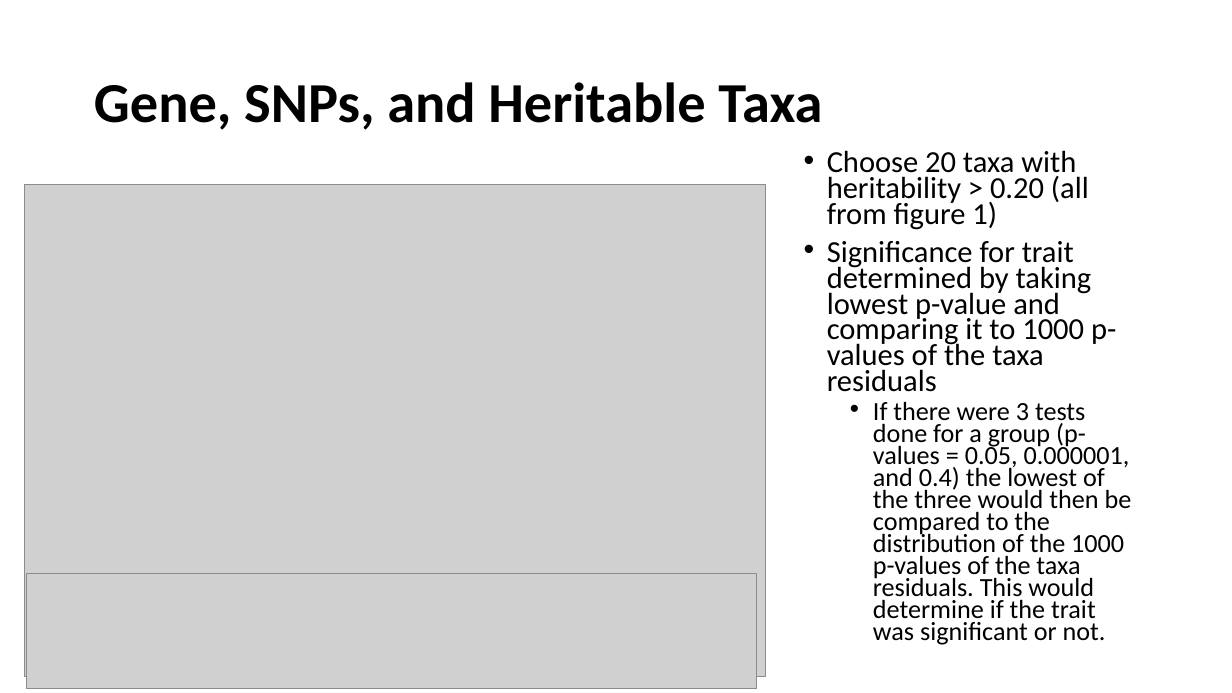
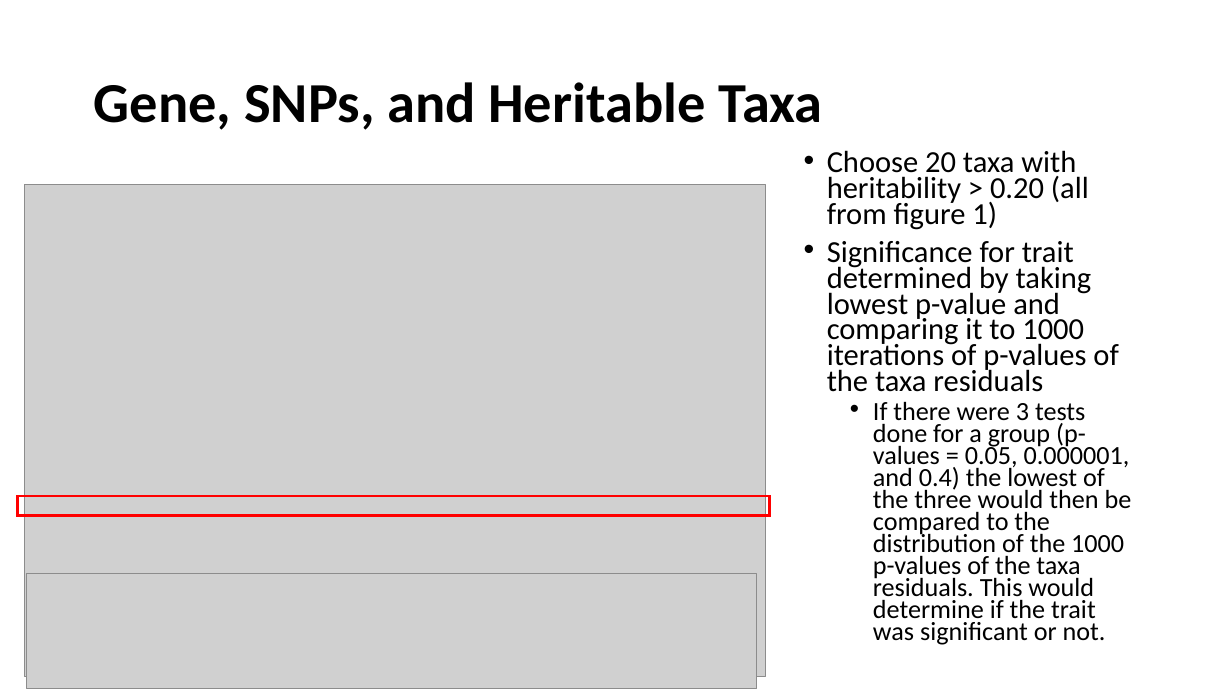
Before and after one commit to marcsze/SchlossLabPresentations, a slide deck: slide 11 of 2016_07_14/genetic_determinants_journal_club.pptx. Drawn at 1232x693 pixels with LibreOffice and Linux fonts; fonts in the diff are those of the drawing; grey boxes stand for pictures. Boxes give left, top, right and bottom in pixels: in the first picture for what was removed or moved away, otherwise in the second. Text is boxed around its words. In the diff, an @@ line names an element or a change of style, - is before the commit and + after.

```diff
--- a/2016_07_14/genetic_determinants_journal_club.pptx
+++ b/2016_07_14/genetic_determinants_journal_club.pptx
@@ text at (827,241,1118,392): text changed @@
-• Significance for trait determined by taking lowest p-value and comparing it to 1000 p-values of the taxa residuals
+• Significance for trait determined by taking lowest p-value and comparing it to 1000 iterations of p-values of the taxa residuals
@@ rectangle added at (18,496,770,516), outline #FF0000 2.25 pt @@
```
Also in this commit, not shown: 5 other slides changed, 1 other file.
